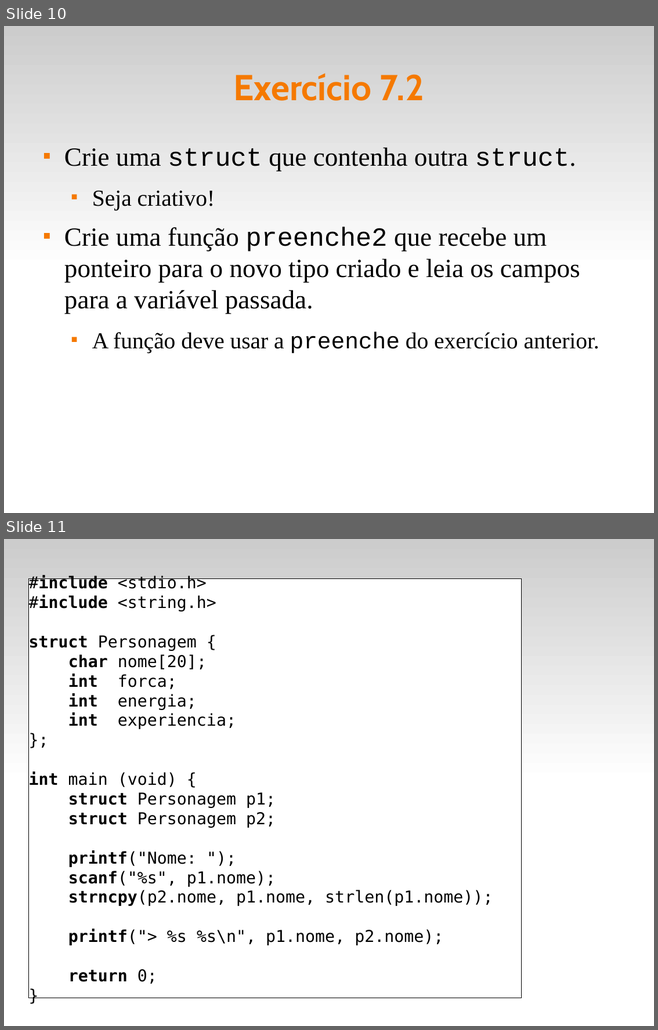
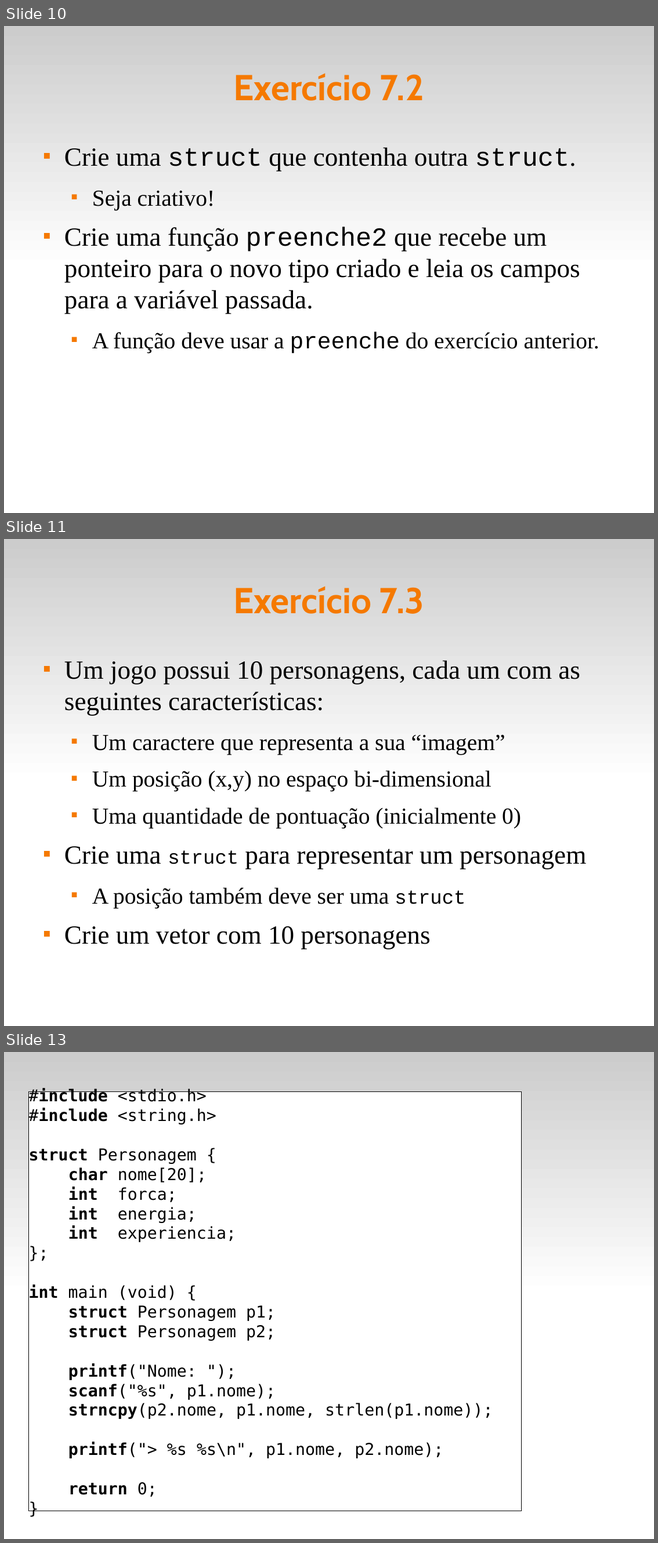
Before and after one commit to fsantanna-uerj/LP1, a slide deck: Slides/lp1-07-compostos.odp. Shown one above the other, each under a label of ours: slides 10 and 11 before the commit, slides 10, 11 and 13 after it; the slides between them are not shown. The pictures are 658x1030 and 658x1543 pixels, drawn with LibreOffice and Linux fonts; fonts in the diff are those of the drawing. Boxes give left, top, right and bottom in pixels: in the first picture for what was removed or moved away, otherwise in the second. Text is boxed around its words. In the diff, an @@ line names an element or a change of style, - is before the commit and + after.

```diff
--- a/Slides/lp1-07-compostos.odp
+++ b/Slides/lp1-07-compostos.odp
@@ slide 11 added at [4,539,654,1026], background #FFFFFF; not listed: 1 template element that a slide beside it also shows @@
@@ title added at [233,586,424,614], 44 pt, text #F57900, bold @@
+Exercício 7.3
@@ text added at [64,660,586,949], 28 pt, text #000000 @@
+■ Um jogo possui 10 personagens, cada um com as seguintes características:
+  ■ Um caractere que representa a sua “imagem”
+  ■ Um posição (x,y) no espaço bi-dimensional
+  ■ Uma quantidade de pontuação (inicialmente 0)
+■ Crie uma struct para representar um personagem
+  ■ A posição também deve ser uma struct
+■ Crie um vetor com 10 personagens
@@ what was slide 11 is now slide 13 @@
```
Also in this commit, not shown: 3 other slides added, 1 other file.
